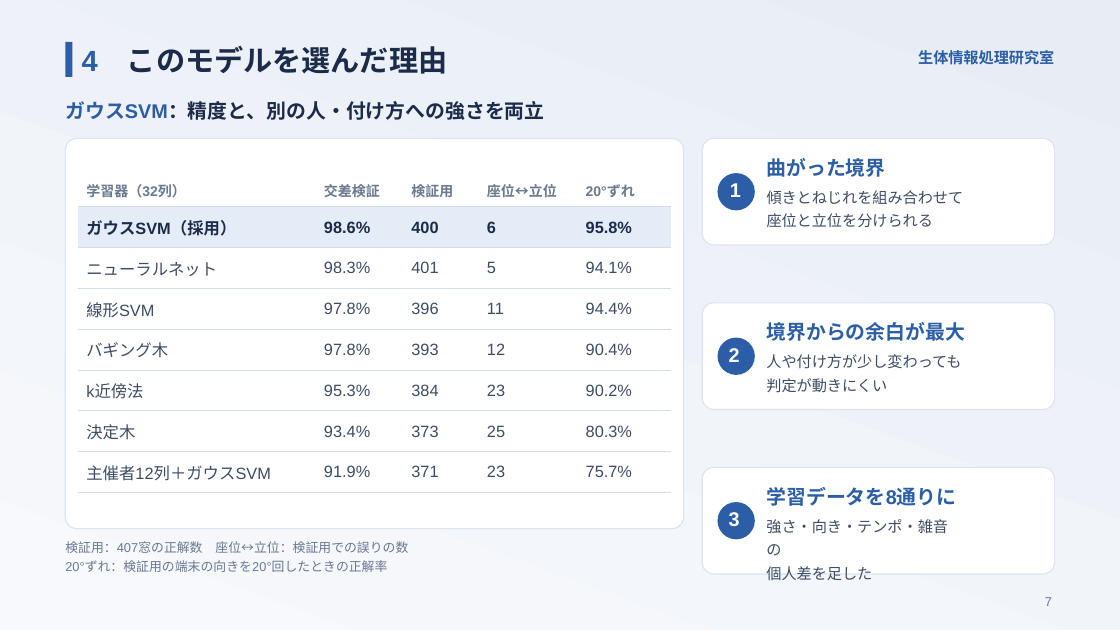
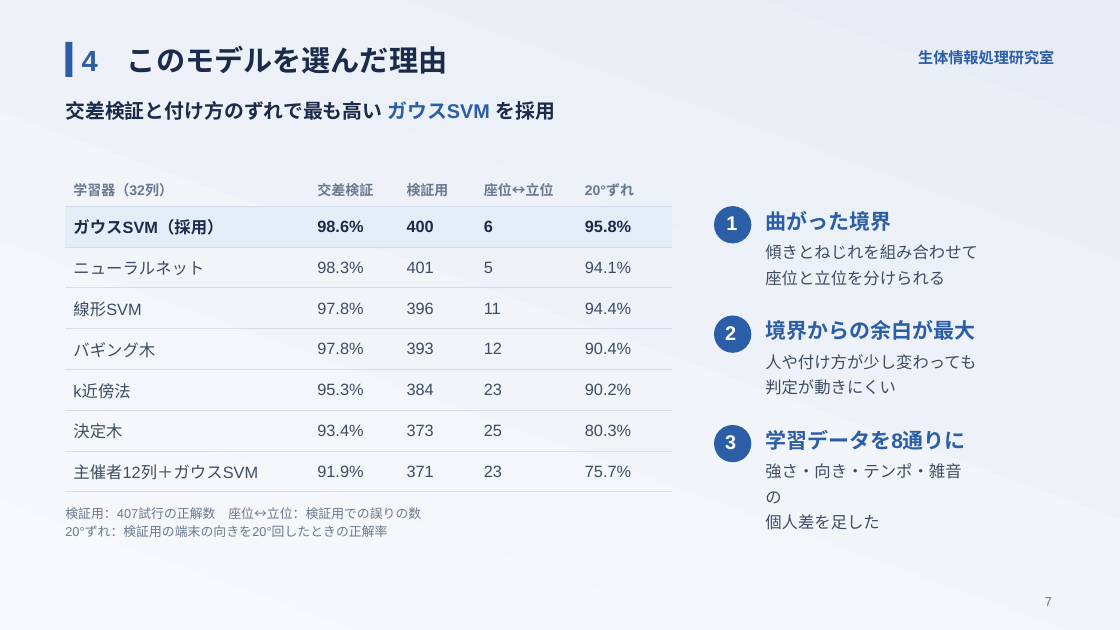
Before and after one commit to takuto-nohara/DataScienceContest, a slide deck: slide 7 of presentation/final_seitailab.pptx. Drawn at 1120x630 pixels with LibreOffice and Linux fonts; fonts in the diff are those of the drawing. Boxes give left, top, right and bottom in pixels: in the first picture for what was removed or moved away, otherwise in the second. Text is boxed around its words. In the diff, an @@ line names an element or a change of style, - is before the commit and + after.

```diff
--- a/presentation/final_seitailab.pptx
+++ b/presentation/final_seitailab.pptx
@@ text at [65, 101, 556, 120]: text changed @@
-ガウスSVM：精度と、別の人・付け方への強さを両立
+交差検証と付け方のずれで最も高い ガウスSVM を採用
@@ rounded rectangle removed at [66, 139, 684, 529] @@
@@ rounded rectangle removed at [702, 139, 1054, 245] @@
@@ table: place and size @@
-table at [78, 174, 671, 493]
+table at [66, 173, 671, 492]
@@ rounded rectangle: place and size @@
-rounded rectangle at [718, 173, 755, 210]
+rounded rectangle at [714, 206, 751, 243]
@@ text "曲がった境界": place and size @@
-text "曲がった境界" at [767, 158, 886, 177]
+text "曲がった境界" at [765, 211, 891, 231]
@@ text "1": place and size @@
-text "1" at [730, 183, 741, 197]
+text "1" at [726, 216, 737, 230]
@@ size 13 to 14 pt; line spacing 20.1pt to 21.7pt in 3 elements at [765, 354, 976, 395], [765, 463, 961, 530], [765, 244, 978, 286] @@
@@ text "傾きとねじれを組み合わせて": place and size @@
-text "傾きとねじれを組み合わせて" at [767, 190, 964, 227]
+text "傾きとねじれを組み合わせて" at [765, 244, 978, 286]
@@ rounded rectangle removed at [702, 303, 1054, 410] @@
@@ rounded rectangle: place and size @@
-rounded rectangle at [718, 338, 755, 375]
+rounded rectangle at [714, 316, 751, 353]
@@ text "2": place and size @@
-text "2" at [729, 348, 740, 362]
+text "2" at [725, 326, 736, 340]
@@ rounded rectangle: place and size @@
-rounded rectangle at [718, 502, 755, 539]
+rounded rectangle at [714, 425, 751, 462]
@@ text "3": place and size @@
-text "3" at [729, 512, 740, 526]
+text "3" at [725, 435, 736, 450]
@@ size 17 to 18 pt; line spacing 22.1pt to 23.4pt in 3 elements at [765, 320, 975, 340], [765, 211, 891, 231], [765, 430, 966, 450] @@
@@ text "学習データを8通りに": place and size @@
-text "学習データを8通りに" at [766, 487, 956, 506]
+text "学習データを8通りに" at [765, 430, 966, 450]
@@ rounded rectangle removed at [702, 467, 1054, 574] @@
@@ text "強さ・向き・テンポ・雑音の": place and size @@
-text "強さ・向き・テンポ・雑音の" at [766, 519, 948, 580]
+text "強さ・向き・テンポ・雑音の" at [765, 463, 961, 530]
@@ text at [65, 507, 421, 519]: text changed @@
-検証用：407窓の正解数 座位↔立位：検証用での誤りの数
+検証用：407試行の正解数 座位↔立位：検証用での誤りの数
@@ text "検証用：407試行の正解数 座位↔立位：検証用での誤りの数": place and size @@
-text "検証用：407試行の正解数 座位↔立位：検証用での誤りの数" at [65, 541, 408, 572]
+text "検証用：407試行の正解数 座位↔立位：検証用での誤りの数" at [65, 507, 421, 537]
```
Also in this commit, not shown: 7 other slides changed, 24 other files.
